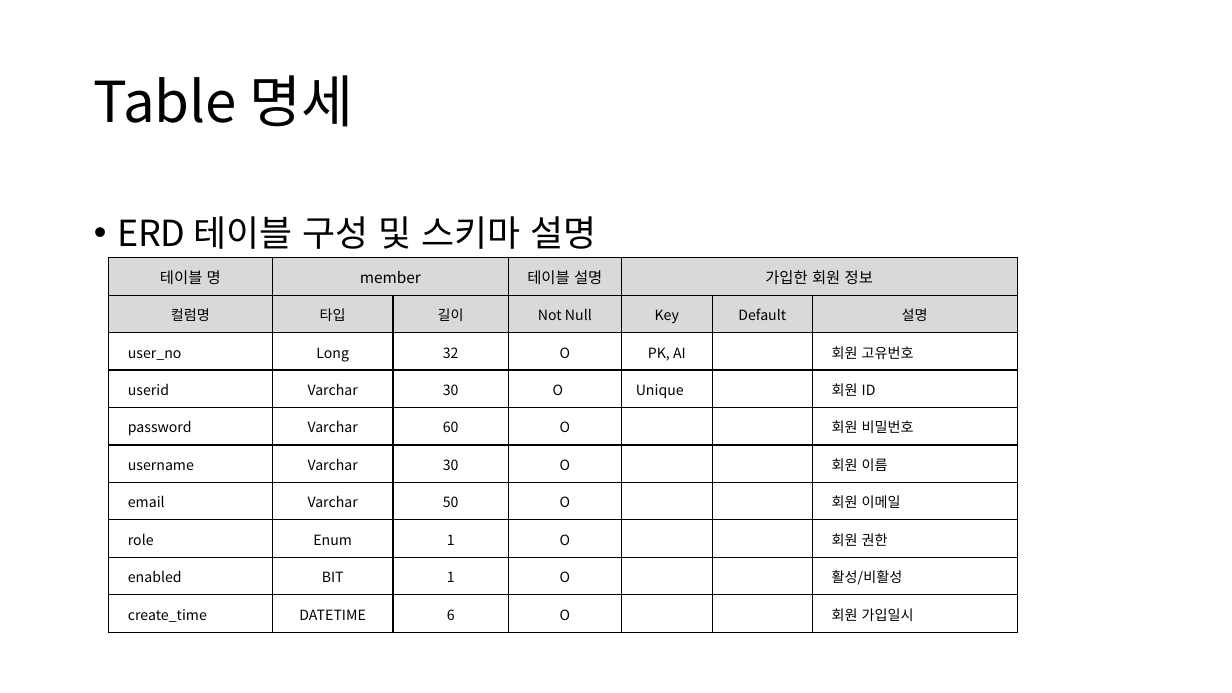
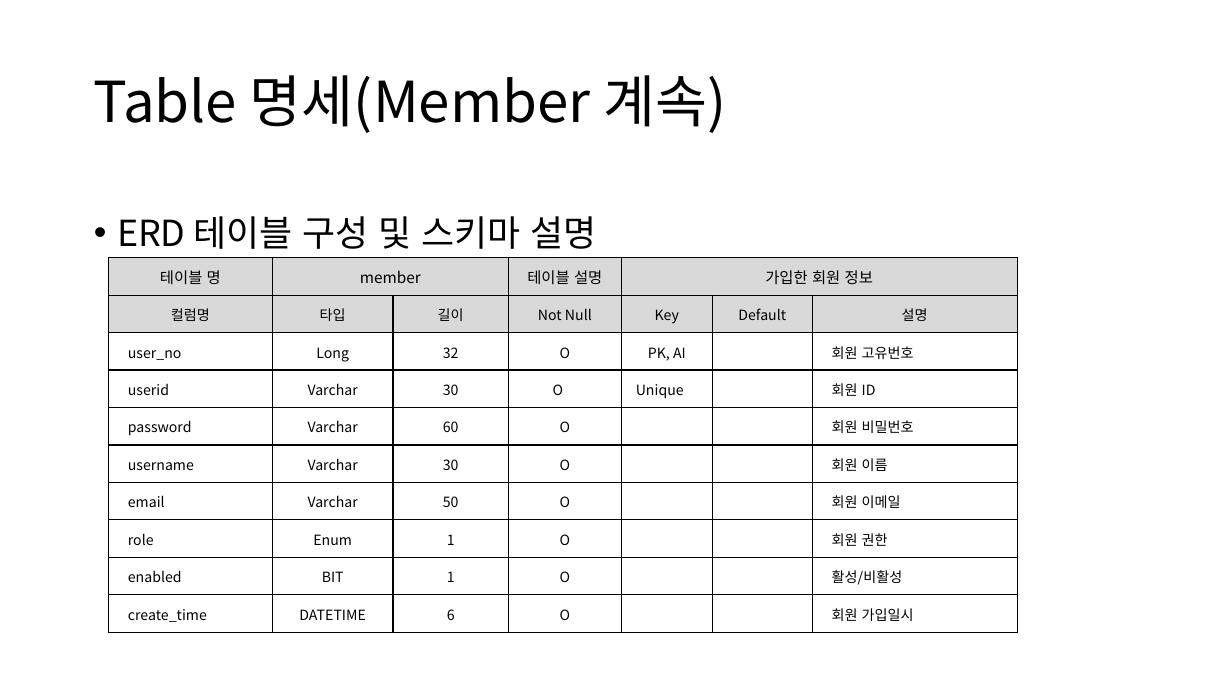
Before and after one commit to sujidaddy/workspace_miniproject, a slide deck: slide 57 of 미니프로젝트계획서제출용.pptx (slide 54 before the commit). Drawn at 1232x693 pixels with LibreOffice and Linux fonts; fonts in the diff are those of the drawing. Boxes give left, top, right and bottom in pixels: in the first picture for what was removed or moved away, otherwise in the second. Text is boxed around its words. In the diff, an @@ line names an element or a change of style, - is before the commit and + after.

```diff
--- a/미니프로젝트계획서제출용.pptx
+++ b/미니프로젝트계획서제출용.pptx
@@ title at [94, 75, 726, 133]: text changed @@
-Table 명세
+Table 명세(Member 계속)
```
Also in this commit, not shown: 10 other slides changed, 5 slides added, 5 other files.
